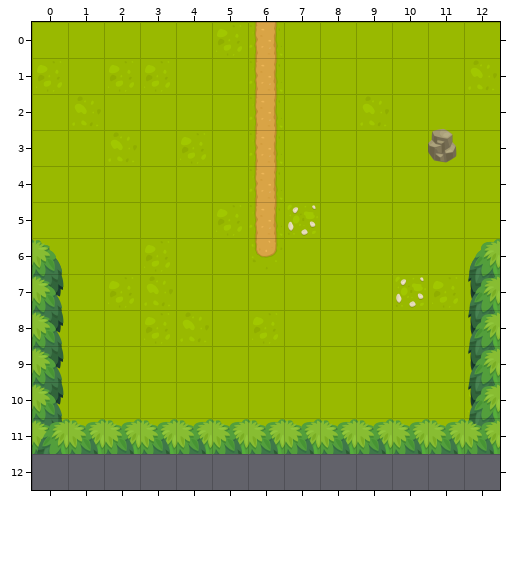
Level history. Tiled map (JSON): assets/data/map/map004.json. That is the earlier state.
Cells are 256x256 px. Shown: x 0..12, y 0..12.
After:
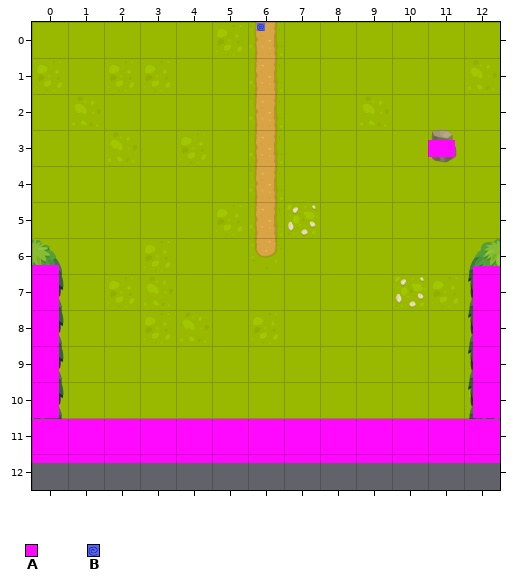
Key: from "info": A 0, B 1.
Objects are placed by their top-left corner, in cells (3,4 is the top-left corner of cell 3,4); size is 1x1 cell unless given.
The exact change:
Layer "InfoMap" (added):
A new object: B "warp" at 6.2,0 size 0.2x0.2.
A new object: A "obstacle" at 11,3.3 size 0.8x0.5.
A new object: A "obstacle" at 0,6.8 size 0.8x4.2.
A new object: A "obstacle" at 12.2,6.8 size 0.8x4.2.
A new object: A "obstacle" at 0,11 size 13x1.2.
